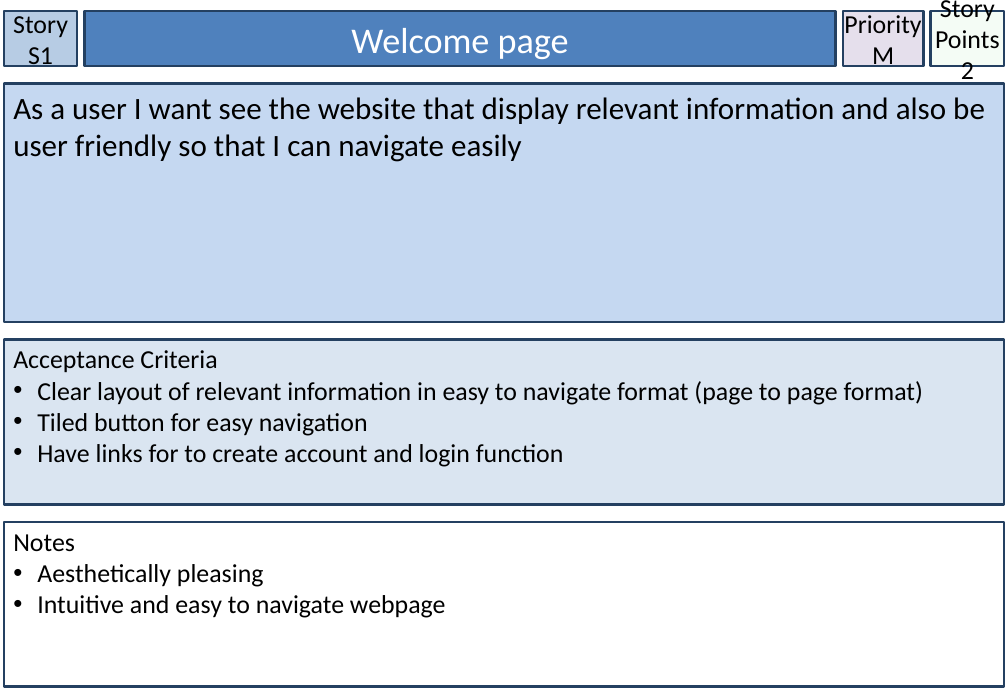
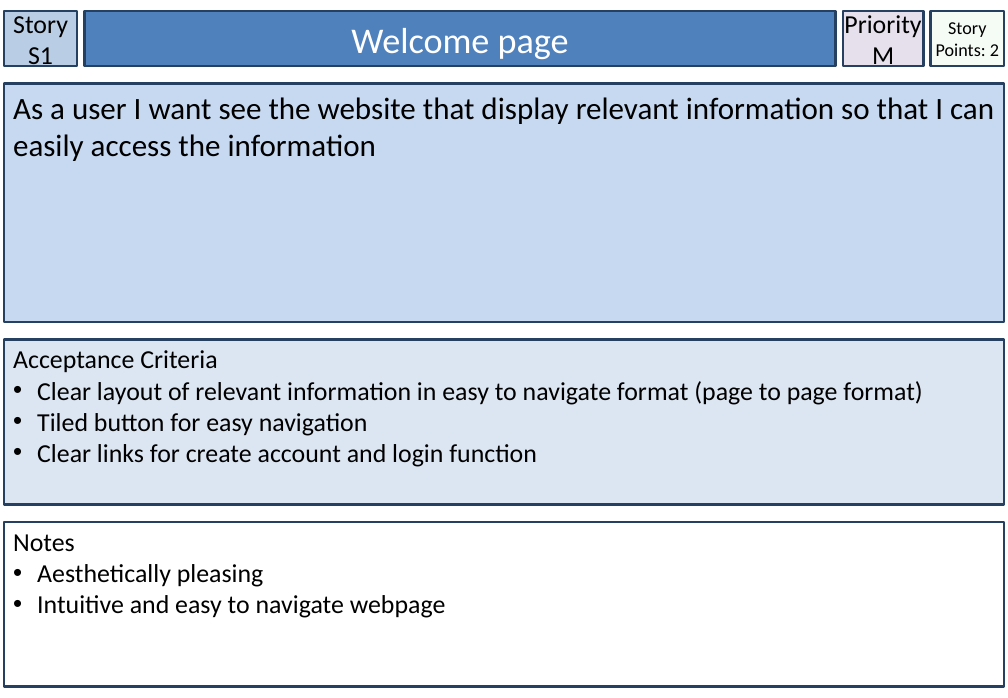
Before and after one commit to lufee84/GROUP-44, a slide deck: slide 2 of Adrian - STORY CARD.pptx. Drawn at 1008x698 pixels with LibreOffice and Linux fonts; fonts in the diff are those of the drawing. Boxes give left, top, right and bottom in pixels: in the first picture for what was removed or moved away, otherwise in the second. Text is boxed around its words. In the diff, an @@ line names an element or a change of style, - is before the commit and + after.

```diff
--- a/Adrian - STORY CARD.pptx
+++ b/Adrian - STORY CARD.pptx
@@ rectangle "Story Points: 2" at [931,11,1004,66]: outline #244061 2 pt to #254061 2 pt @@
@@ text in rectangle at [936,22,999,56]: text changed; size 20 to 14 pt @@
-Story Points
-2
+Story Points: 2
@@ rectangle "As a user I want ..." at [4,84,1004,322]: fill #C5D8F1 to #C6D9F1; outline #244061 2 pt to #254061 2 pt @@
@@ text in rectangle at [13,97,994,161]: text changed @@
-As a user I want see the website that display relevant information and also be user friendly so that I can navigate easily
+As a user I want see the website that display relevant information so that I can easily access the information
@@ rectangle "Acceptance Criteria" at [4,340,1004,504]: fill #DAE5F1 to #DCE6F2; outline #244061 2 pt to #254061 2 pt @@
@@ text in rectangle at [37,444,537,467]: text changed @@
-• Have links for to create account and login function
+• Clear links for create account and login function
```
Also in this commit, not shown: 57 other slides changed, 9 slides added, 4 slides removed, 5 other files.
